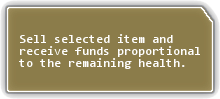
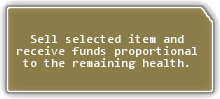
Comparing the layer stacks of the two (220, 99) images. Changes:
painted on "Sell selected item and ..." over [left=17, top=34, right=200, bottom=69]
